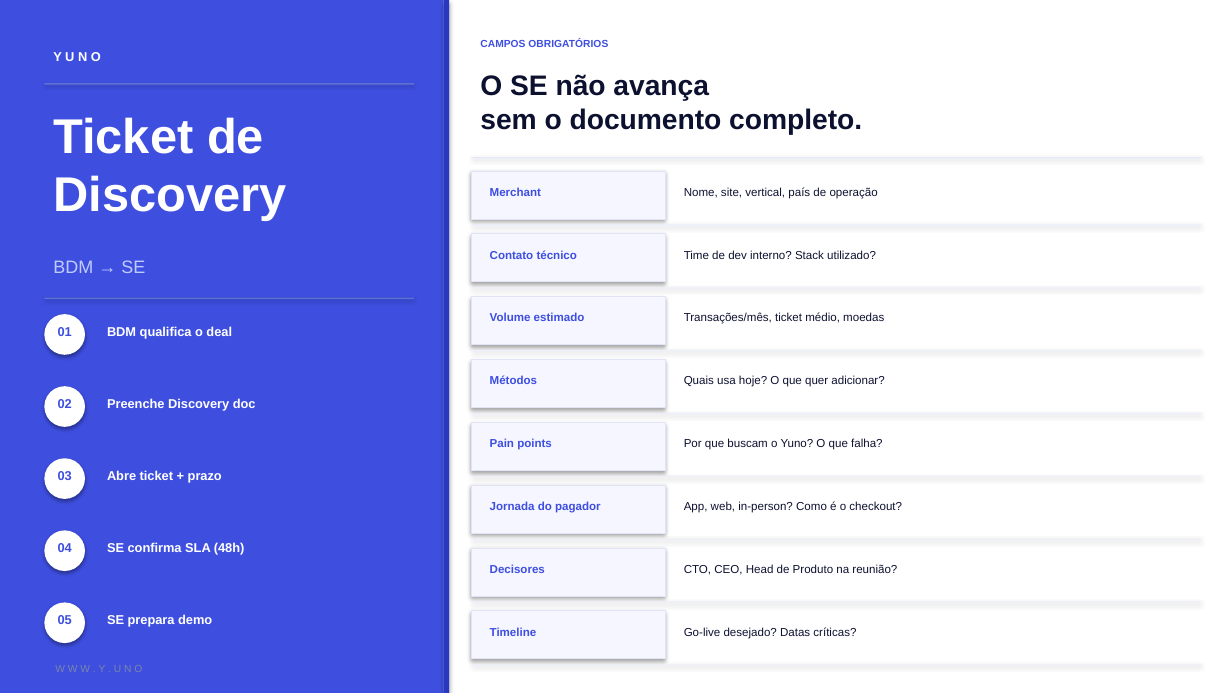
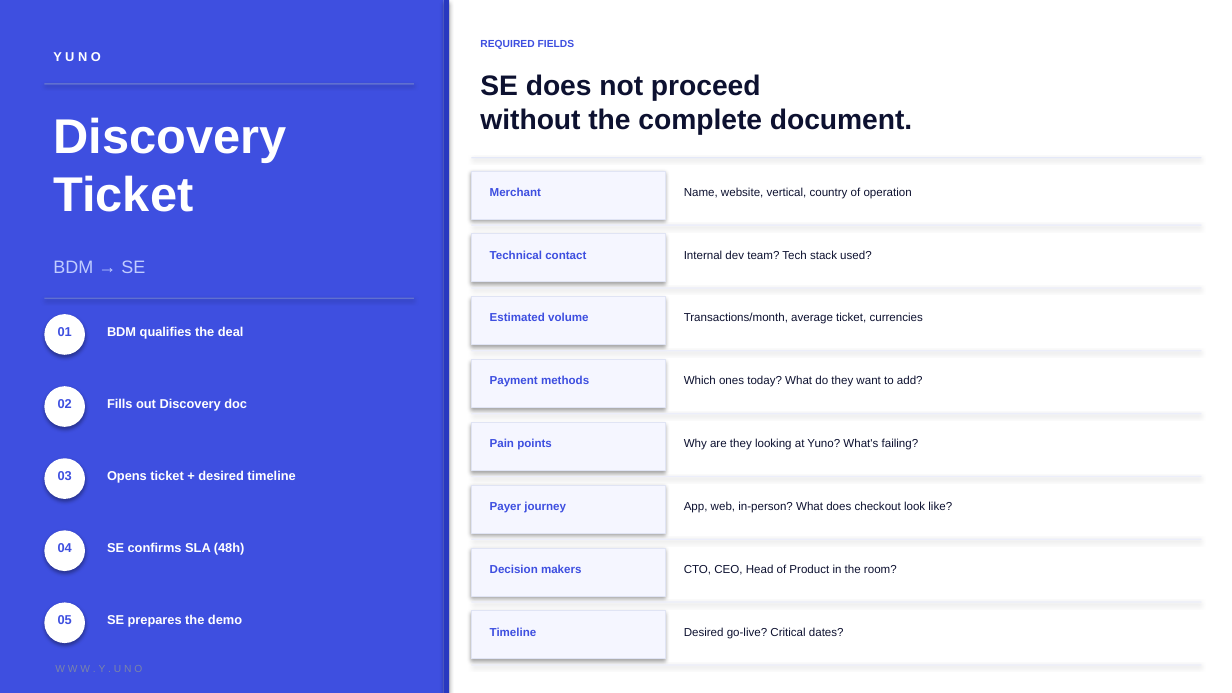
Before and after one commit to andyarapedrosa/yuno-sdk-demos, a slide deck: slide 8 of SE_Process_AsIs_ToBe.pptx. Drawn at 1232x693 pixels with LibreOffice and Linux fonts; fonts in the diff are those of the drawing. Boxes give left, top, right and bottom in pixels: in the first picture for what was removed or moved away, otherwise in the second. Text is boxed around its words. In the diff, an @@ line names an element or a change of style, - is before the commit and + after.

```diff
--- a/SE_Process_AsIs_ToBe.pptx
+++ b/SE_Process_AsIs_ToBe.pptx
@@ text at [480, 40, 575, 49]: text changed @@
-CAMPOS OBRIGATÓRIOS
+REQUIRED FIELDS
@@ text at [480, 74, 912, 135]: text changed @@
-O SE não avança
-sem o documento completo.
+SE does not proceed
+without the complete document.
@@ text at [53, 117, 286, 212]: text changed @@
-Ticket de
-Discovery
+Discovery
+Ticket
@@ text at [684, 187, 912, 199]: text changed @@
-Nome, site, vertical, país de operação
+Name, website, vertical, country of operation
@@ text at [490, 250, 586, 259]: text changed @@
-Contato técnico
+Technical contact
@@ text at [684, 250, 871, 259]: text changed @@
-Time de dev interno? Stack utilizado?
+Internal dev team? Tech stack used?
@@ text at [107, 326, 244, 339]: text changed @@
-BDM qualifica o deal
+BDM qualifies the deal
@@ text at [490, 312, 588, 321]: text changed @@
-Volume estimado
+Estimated volume
@@ text at [684, 312, 923, 324]: text changed @@
-Transações/mês, ticket médio, moedas
+Transactions/month, average ticket, currencies
@@ text at [490, 375, 589, 387]: text changed @@
-Métodos
+Payment methods
@@ text at [684, 375, 923, 387]: text changed @@
-Quais usa hoje? O que quer adicionar?
+Which ones today? What do they want to add?
@@ text at [107, 398, 247, 411]: text changed @@
-Preenche Discovery doc
+Fills out Discovery doc
@@ text at [684, 438, 919, 450]: text changed @@
-Por que buscam o Yuno? O que falha?
+Why are they looking at Yuno? What's failing?
@@ text at [107, 470, 295, 483]: text changed @@
-Abre ticket + prazo
+Opens ticket + desired timeline
@@ text at [490, 501, 566, 513]: text changed @@
-Jornada do pagador
+Payer journey
@@ text at [684, 501, 952, 513]: text changed @@
-App, web, in-person? Como é o checkout?
+App, web, in-person? What does checkout look like?
@@ text at [490, 564, 581, 573]: text changed @@
-Decisores
+Decision makers
@@ text at [684, 564, 897, 575]: text changed @@
-CTO, CEO, Head de Produto na reunião?
+CTO, CEO, Head of Product in the room?
@@ text at [107, 614, 242, 627]: text changed @@
-SE prepara demo
+SE prepares the demo
@@ text at [684, 627, 844, 639]: text changed @@
-Go-live desejado? Datas críticas?
+Desired go-live? Critical dates?
```
Also in this commit, not shown: 11 other slides changed.
